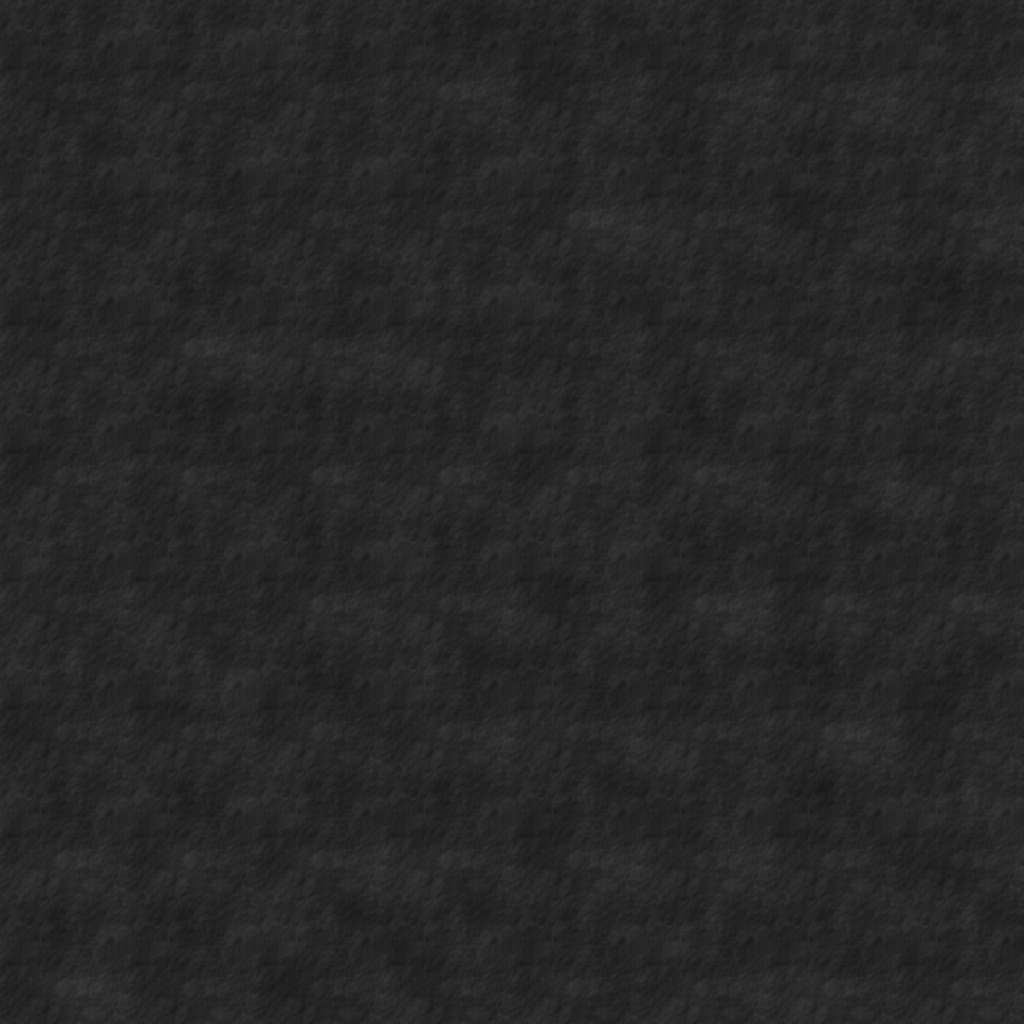
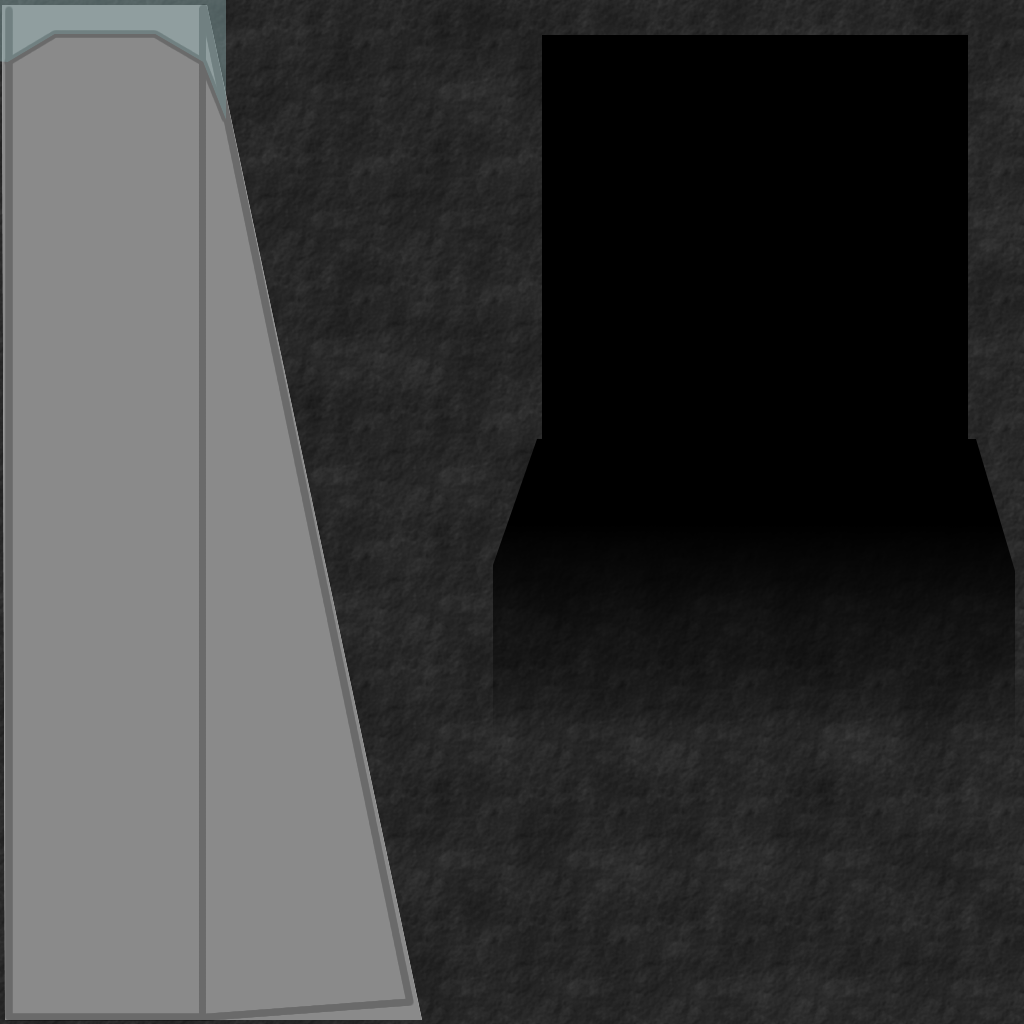
Layered file, before and after one edit (1024 × 1024). Changes by layer:
added layer "Wedge Face Borders" (soft light, 50%) above "Wedge Blade" over [left=4, top=4, right=414, bottom=1021]
added layer "Wedge Blade" (40%) above "Wedge Base material" over [left=0, top=0, right=226, bottom=120]
added layer "Wedge Base material" above "Scoop Interior" over [left=2, top=5, right=422, bottom=1020]
added layer "Scoop Interior" above "Scoop Exterior Gradient" over [left=542, top=35, right=968, bottom=448]
added layer "Scoop Exterior Gradient" (hard light) above "Bumper Material.xcf" over [left=493, top=439, right=1015, bottom=736]
